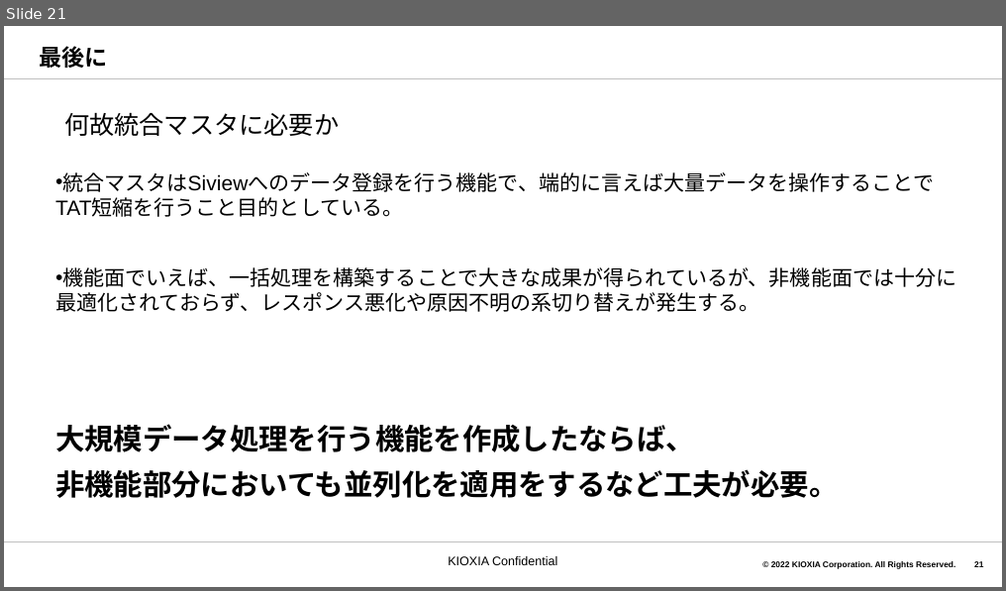
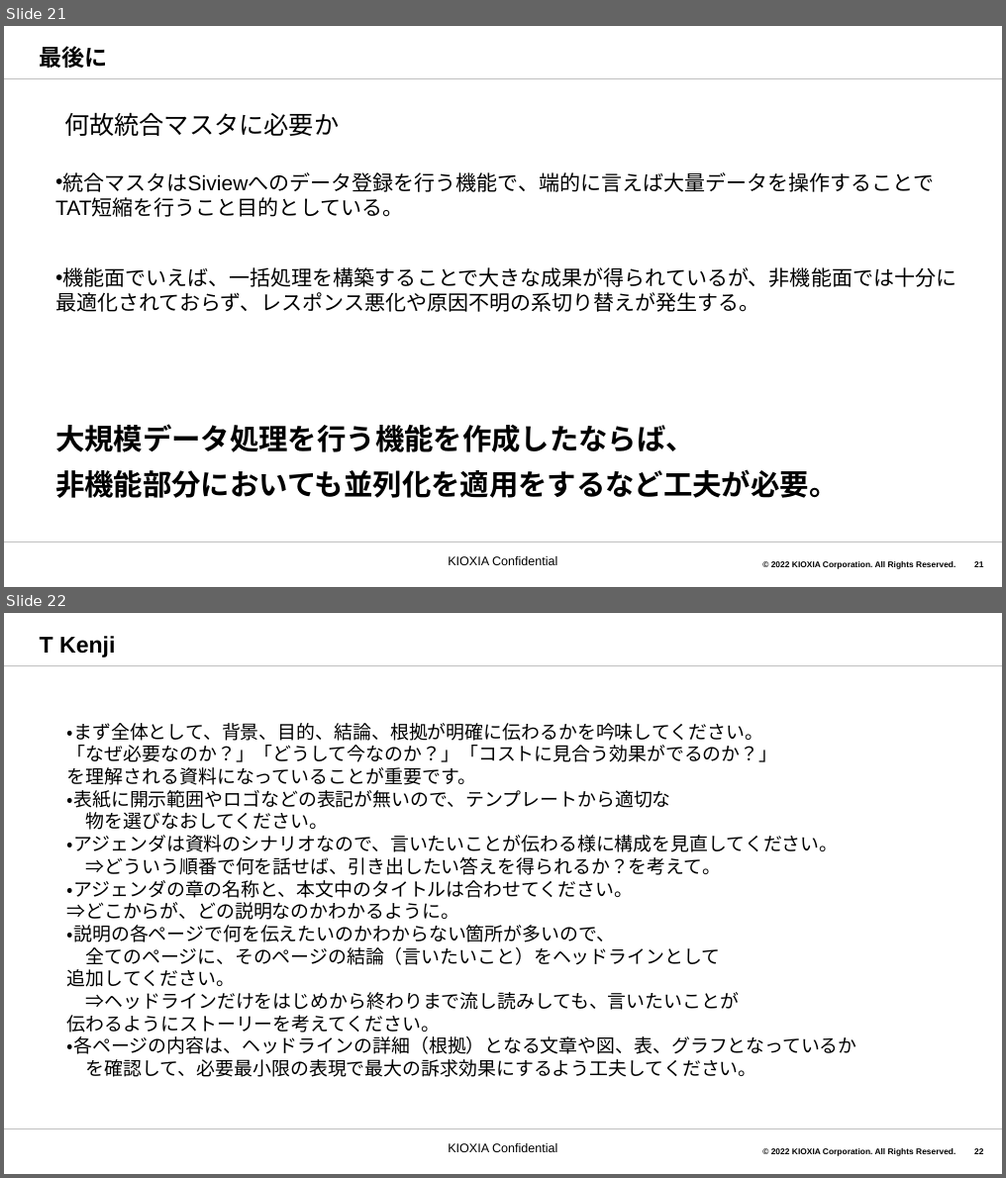
Before and after one commit to akiragm/Shared-Files, a slide deck: oaracle各種ツールの導入について.pptx. Shown one above the other, each under a label of ours: slide 21 before the commit, slides 21 and 22 after it. The pictures are 1006x591 and 1006x1178 pixels, drawn with LibreOffice and Linux fonts; fonts in the diff are those of the drawing; background and template pictures are left out. Boxes give left, top, right and bottom in pixels: in the first picture for what was removed or moved away, otherwise in the second. Text is boxed around its words. In the diff, an @@ line names an element or a change of style, - is before the commit and + after.

```diff
--- a/oaracle各種ツールの導入について.pptx
+++ b/oaracle各種ツールの導入について.pptx
@@ slide 22 added at [4,613,1002,1174], background #FFFFFF; not listed: 4 template elements that a slide beside it also shows @@
@@ title added at [40,636,115,658], 22 pt, text #000000, bold @@
+T Kenji
@@ text added at [67,723,857,1077], 18 pt, text #000000 @@
+・まず全体として、背景、目的、結論、根拠が明確に伝わるかを吟味してください。
+「なぜ必要なのか？」「どうして今なのか？」「コストに見合う効果がでるのか？」
+を理解される資料になっていることが重要です。
+・表紙に開示範囲やロゴなどの表記が無いので、テンプレートから適切な
+物を選びなおしてください。
+・アジェンダは資料のシナリオなので、言いたいことが伝わる様に構成を見直してください。
+⇒どういう順番で何を話せば、引き出したい答えを得られるか？を考えて。
+・アジェンダの章の名称と、本文中のタイトルは合わせてください。
+⇒どこからが、どの説明なのかわかるように。
+・説明の各ページで何を伝えたいのかわからない箇所が多いので、
+全てのページに、そのページの結論（言いたいこと）をヘッドラインとして
+追加してください。
+⇒ヘッドラインだけをはじめから終わりまで流し読みしても、言いたいことが
+伝わるようにストーリーを考えてください。
+・各ページの内容は、ヘッドラインの詳細（根拠）となる文章や図、表、グラフとなっているか
+を確認して、必要最小限の表現で最大の訴求効果にするよう工夫してください。
@@ text added at [448,1144,557,1153], 12 pt, text #000000 @@
+KIOXIA Confidential
```
Also in this commit, not shown: 5 other slides added, 2 other files.
